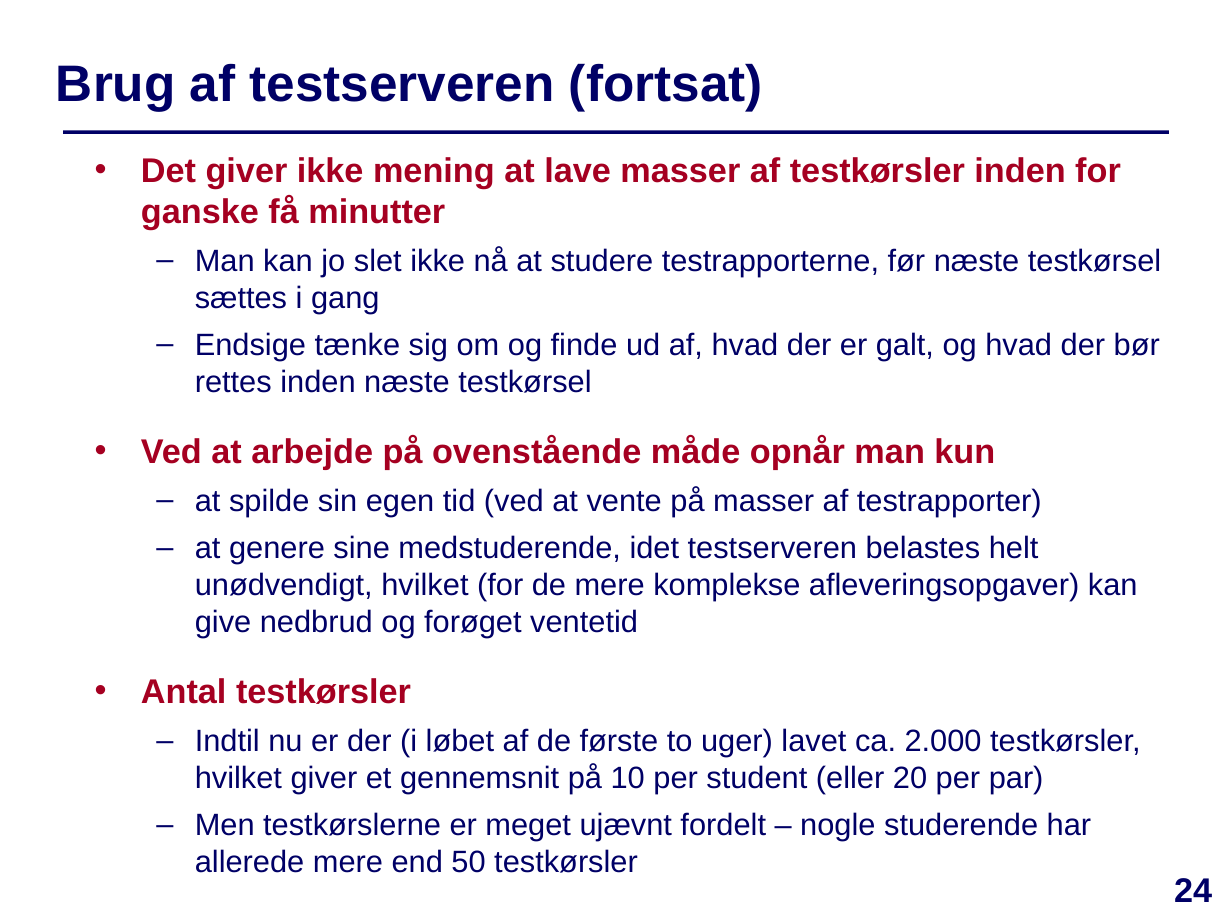
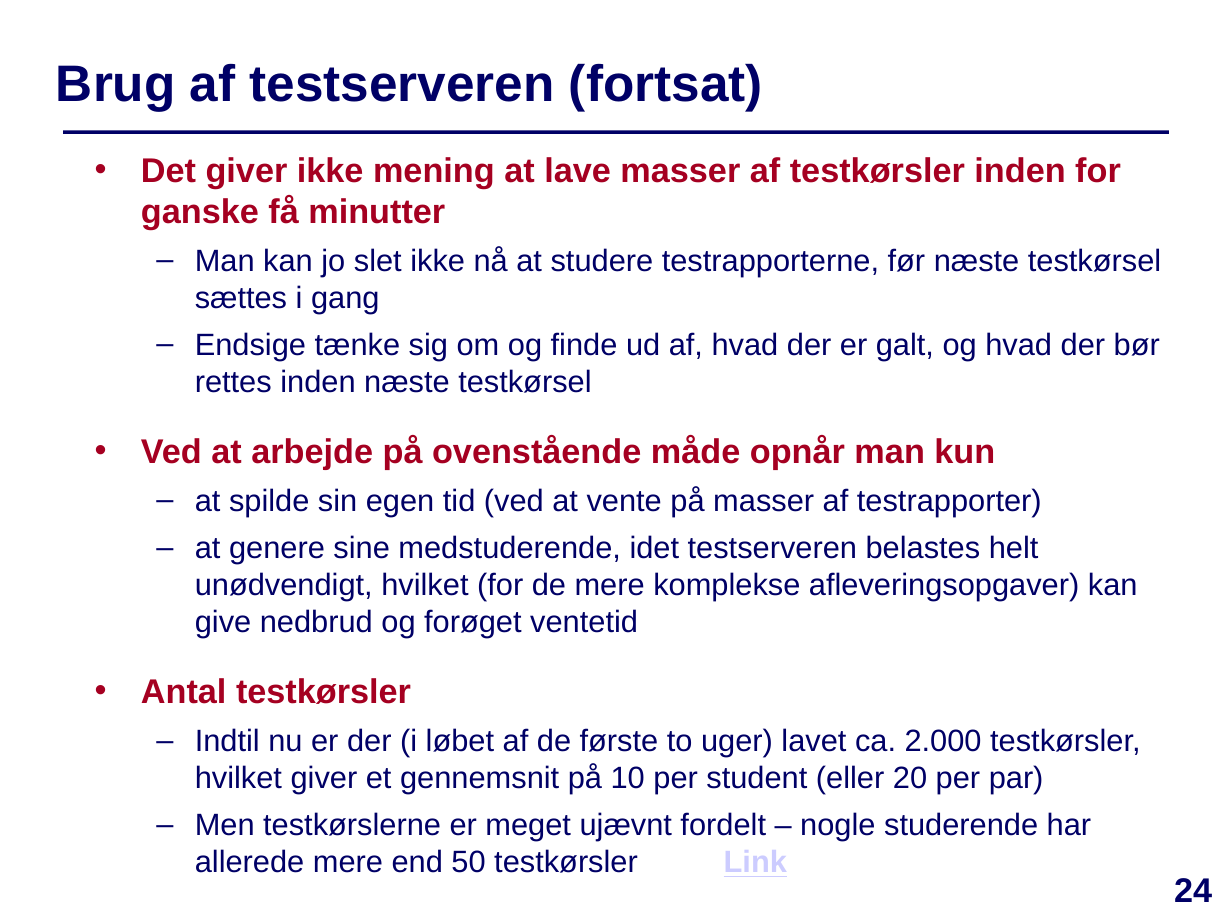
Before and after one commit to IntProgAU/Materiale, a slide deck: slide 24 of web/e24/uge_3a/Slides-Uge3-Mandag.pptx. Drawn at 1232x924 pixels with LibreOffice and Linux fonts; fonts in the diff are those of the drawing. Boxes give left, top, right and bottom in pixels: in the first picture for what was removed or moved away, otherwise in the second. Text is boxed around its words. In the diff, an @@ line names an element or a change of style, - is before the commit and + after.

```diff
--- a/web/e24/uge_3a/Slides-Uge3-Mandag.pptx
+++ b/web/e24/uge_3a/Slides-Uge3-Mandag.pptx
@@ text at [195,812,1092,877]: text changed @@
-  – Men testkørslerne er meget ujævnt fordelt – nogle studerende har allerede mere end 50 testkørsler
+  – Men testkørslerne er meget ujævnt fordelt – nogle studerende har allerede mere end 50 testkørsler Link
```
Also in this commit, not shown: 2 other slides changed, 3 other files.
